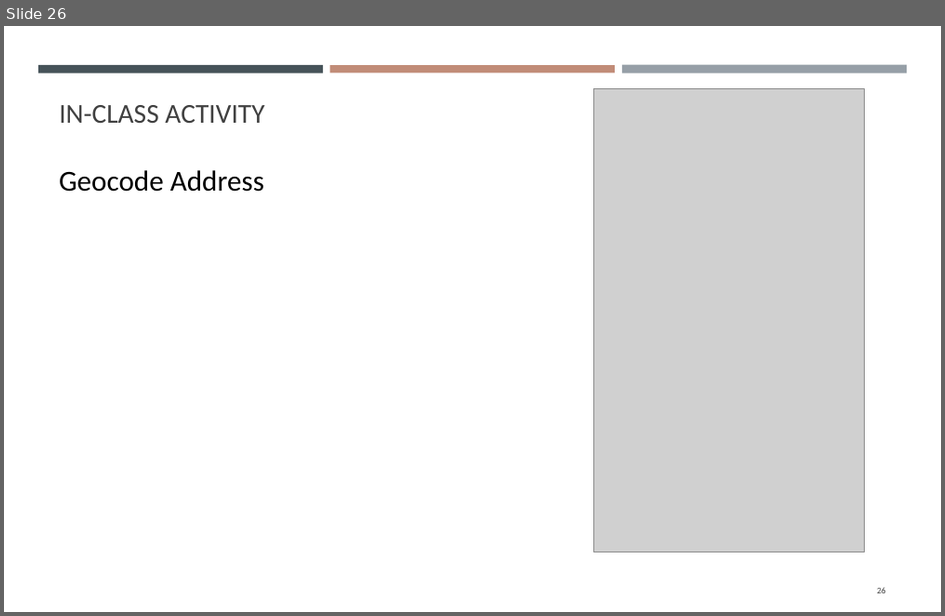
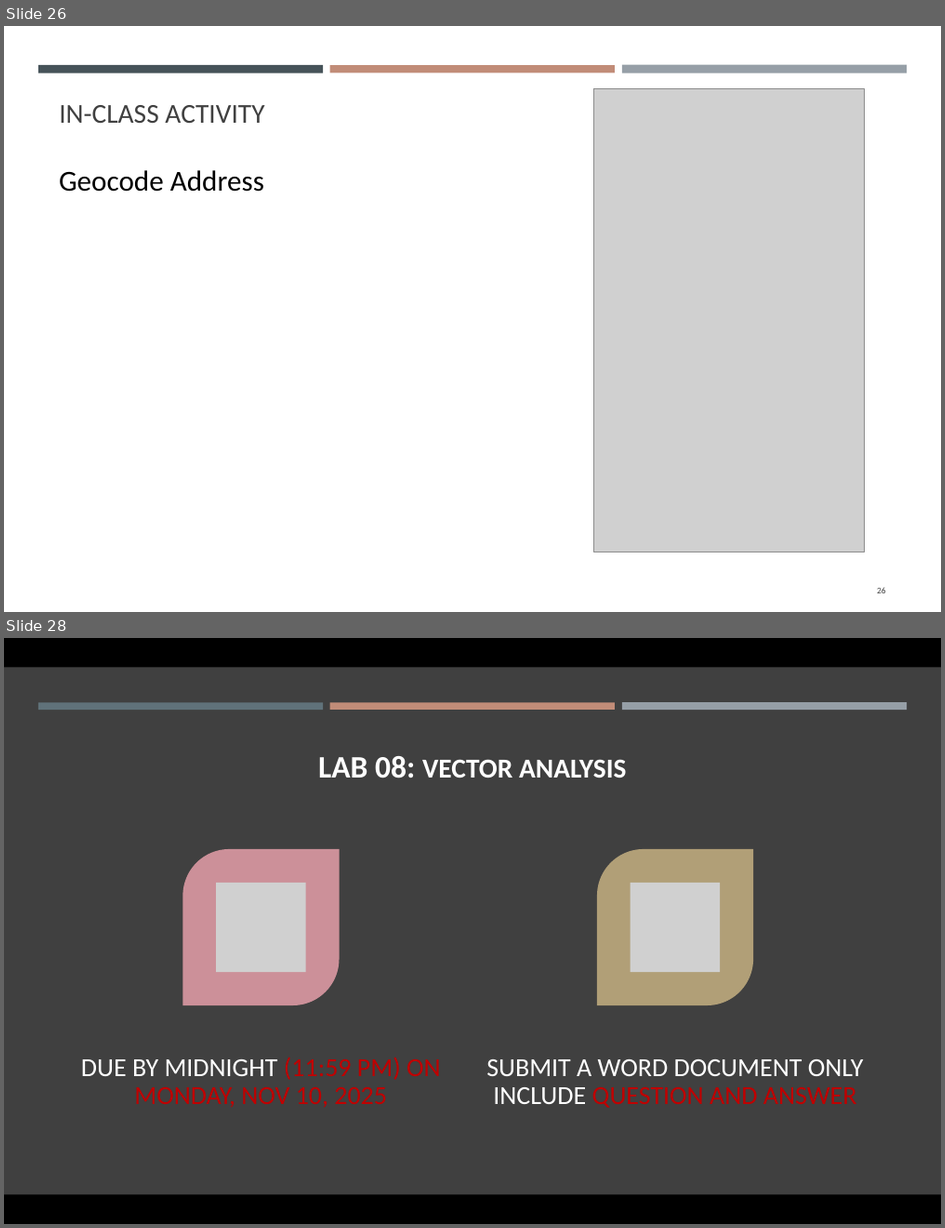
Before and after one commit to gisynw/GIS_I, a slide deck: docs/Lectures/Week12/Lecture12_GEOG2475_Geocoding.pptx. Shown one above the other, each under a label of ours: slide 26 before the commit, slides 26 and 28 after it; the slides between them are not shown. The pictures are 945x616 and 945x1228 pixels, drawn with LibreOffice and Linux fonts; fonts in the diff are those of the drawing; grey boxes stand for pictures. Boxes give left, top, right and bottom in pixels: in the first picture for what was removed or moved away, otherwise in the second. Text is boxed around its words. In the diff, an @@ line names an element or a change of style, - is before the commit and + after.

```diff
--- a/docs/Lectures/Week12/Lecture12_GEOG2475_Geocoding.pptx
+++ b/docs/Lectures/Week12/Lecture12_GEOG2475_Geocoding.pptx
@@ slide 28 added at <box>4,638,941,1224</box>, background #000000 @@
@@ rectangle added at <box>4,667,941,1194</box>, fill #404040 @@
@@ rectangle added at <box>38,702,323,710</box>, fill #60727A @@
@@ rectangle added at <box>330,702,614,710</box>, fill #C18C78 @@
@@ rectangle added at <box>622,702,907,710</box>, fill #969FA7 @@
@@ title added at <box>318,756,626,778</box>, 18.9 pt, text #FFFFFF, bold @@
+LAB 08: VECTOR ANALYSIS
@@ group added at <box>81,849,864,1108</box>: 2 round diag rects, 2 pictures, 2 texts @@
+DUE BY MIDNIGHT (11:59 PM) ON MONDAY, NOV 10, 2025
+SUBMIT A WORD DOCUMENT ONLY INCLUDE QUESTION AND ANSWER
```
Also in this commit, not shown: 2 slides changed, 1 other slide added, 1 slide removed.
